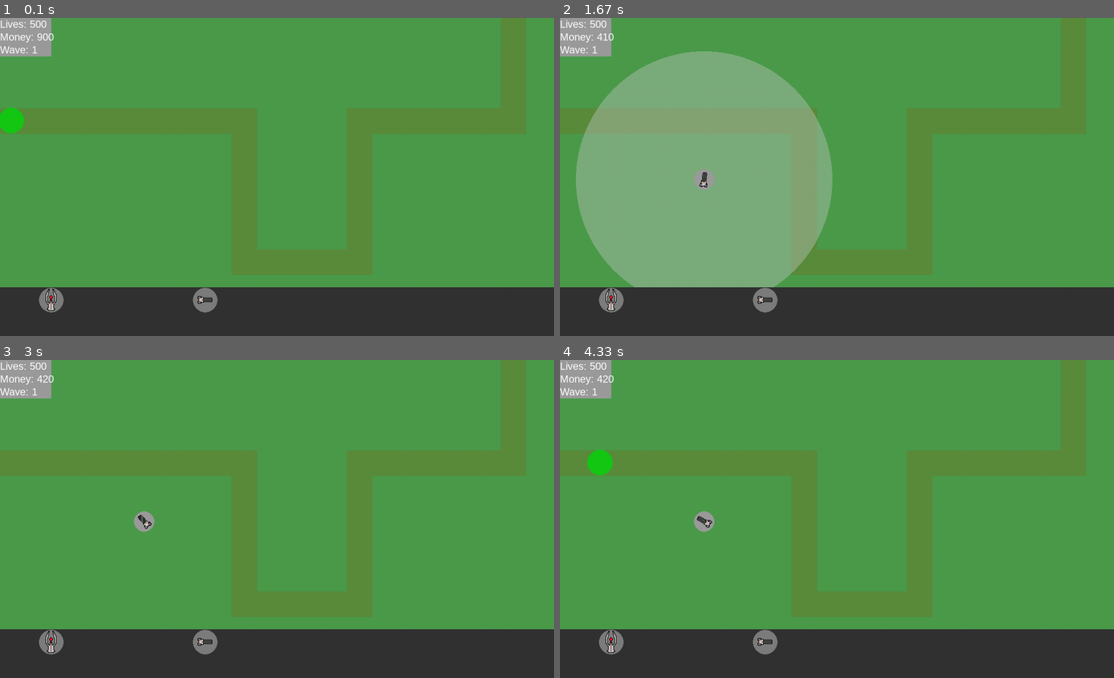
Above: before the commit, frames 1-4 (two rows, left to right).
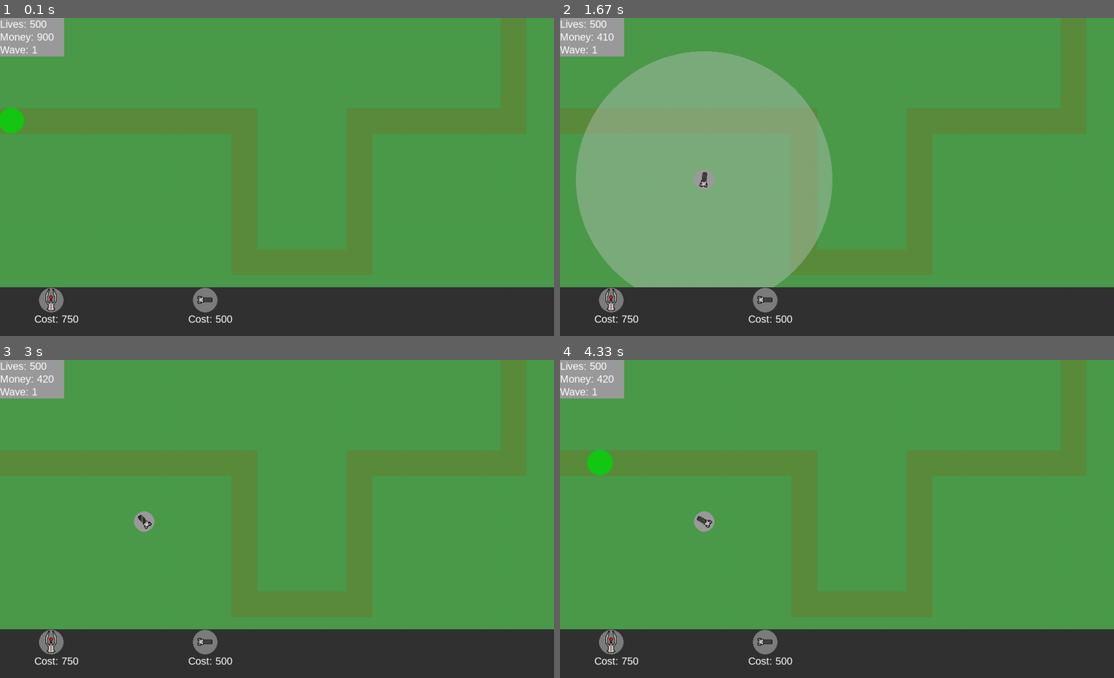
Above: after the commit, the same moments.

Repository: rhit-catapult/pygameproject-team0
Game: pygame game, started from project.py
Same seed, same stepped clock (60 frames per second), same inputs: the game is played once before the commit and once after it.
Inputs (mouse positions are in pixels of both pictures, inside the frame that each line leads up to):
- Up to frame 1 (0.1 s): no input
- Up to frame 2 (1.67 s): click (764, 301) at 0.38 s; click (704, 180) at 0.72 s; click (665, 129) at 1.05 s; click (704, 180) at 1.38 s
- Up to frame 3 (3 s): click (288, 410) at 1.72 s; click (144, 522) at 2.55 s; click (199, 452) at 2.88 s
- Up to frame 4 (4.33 s): no input

The runs differ from the first frame. In frame 1, 0.5% of the frame differs, in the area x 6-42%, y 0-96%; in frame 2, 0.5%; in frame 3, 0.5%; in frame 4, 0.5%.

Commit message:
Hitboxes on towers

Diff:
--- a/project.py
+++ b/project.py
@@ -59,6 +59,8 @@
             return True
     def offscreen2(self):
         if self.y < 0:
+            if self.health < 1:
+                self.health = 1
             return self.health
     def damage(self,dam):
         self.health -=dam
@@ -289,7 +291,7 @@
         self.screen.blit(self.image2,
                          (self.buy2x - (self.image2.get_width() / 2), self.buyy - (self.image2.get_height() / 2)))
         font = pygame.font.SysFont("Arial", 20)
-        pygame.draw.rect(self.screen, (155, 155, 155),(0,0,100,75))
+        pygame.draw.rect(self.screen, (155, 155, 155),(0,0,125,75))
 
         str1 = "Lives: "+str(lives)
         str2 = "Money: "+str(money)
@@ -300,6 +302,10 @@
         self.screen.blit(text1, (0,0))
         self.screen.blit(text2, (0,25))
         self.screen.blit(text3, (0,50))
+        text4 = font.render("Cost: 750",True,(255,255,255))
+        self.screen.blit(text4, (67,575))
+        text5 = font.render("Cost: 500", True, (255, 255, 255))
+        self.screen.blit(text5, (367, 575))
     #def purchase(self,clickposx,clickposy,mouseDown,money):
     #    if mouseDown: #boolean
     #        if clickposy >= self.buyy-10 and clickposy <= self.buyy +10:
